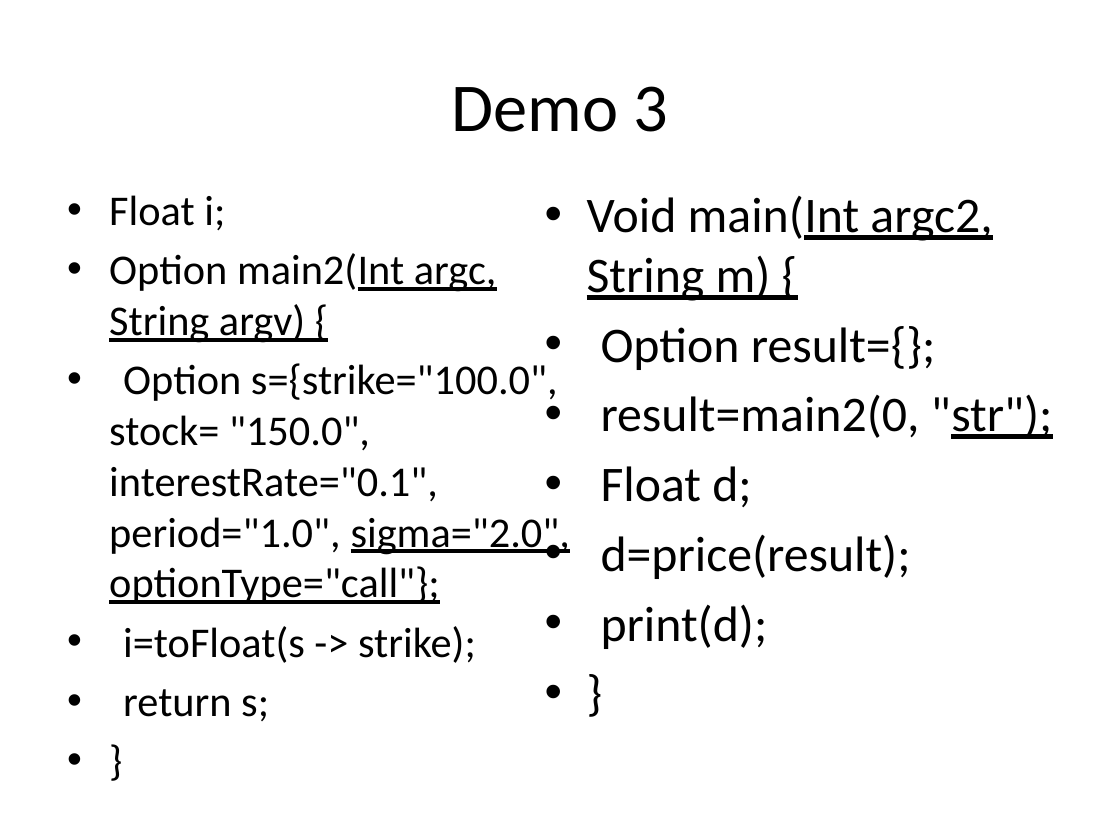
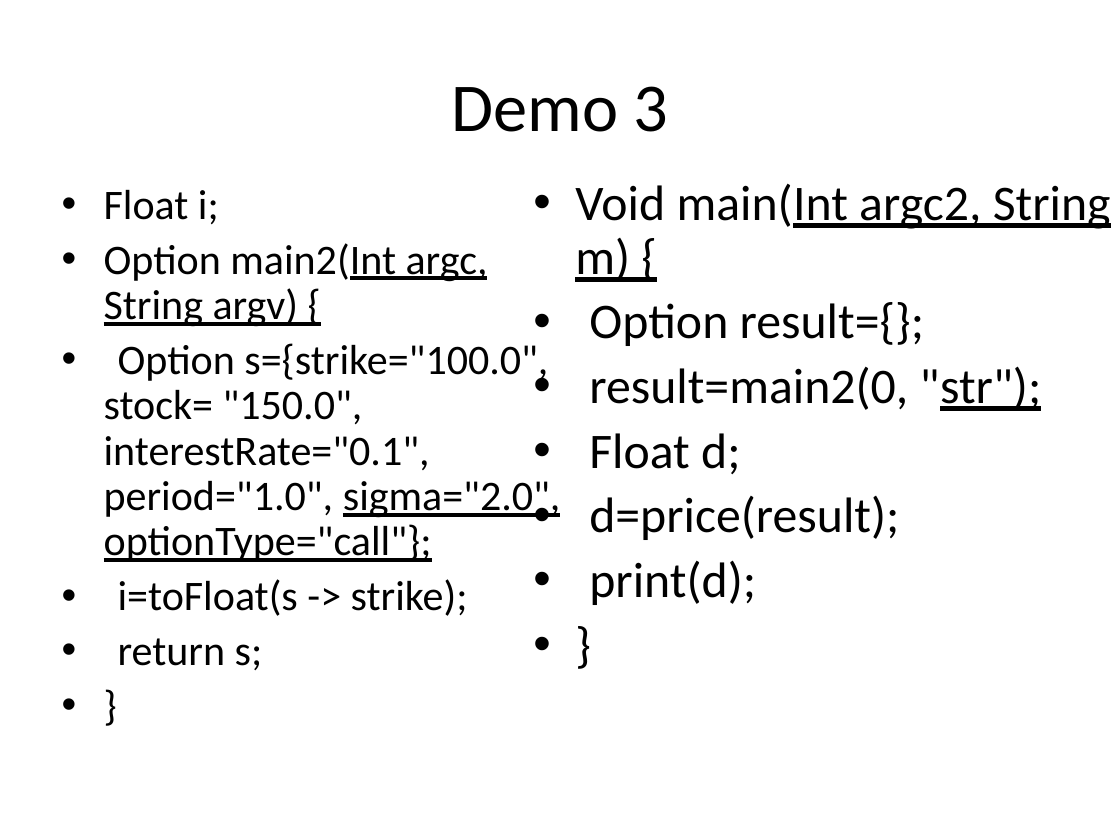
Before and after one commit to liufei11111/w4115PLT, a slide deck: slide 7 of src/project/demo/PLTFinalPresentation.pptx. Drawn at 1120x840 pixels with LibreOffice and Linux fonts; fonts in the diff are those of the drawing. Boxes give left, top, right and bottom in pixels: in the first picture for what was removed or moved away, otherwise in the second. Text is boxed around its words. In the diff, an @@ line names an element or a change of style, - is before the commit and + after.

```diff
--- a/src/project/demo/PLTFinalPresentation.pptx
+++ b/src/project/demo/PLTFinalPresentation.pptx
@@ text "Float i;" at bbox=[104, 189, 561, 670]: size 27.2 to 27 pt; line spacing 1 to 0.9 @@
@@ text "Void main(Int argc2, String m) ..." at bbox=[575, 184, 1111, 605]: line spacing 1 to 0.9 @@
```
Also in this commit, not shown: 11 other slides changed, 1 slide added, 1 slide removed.
